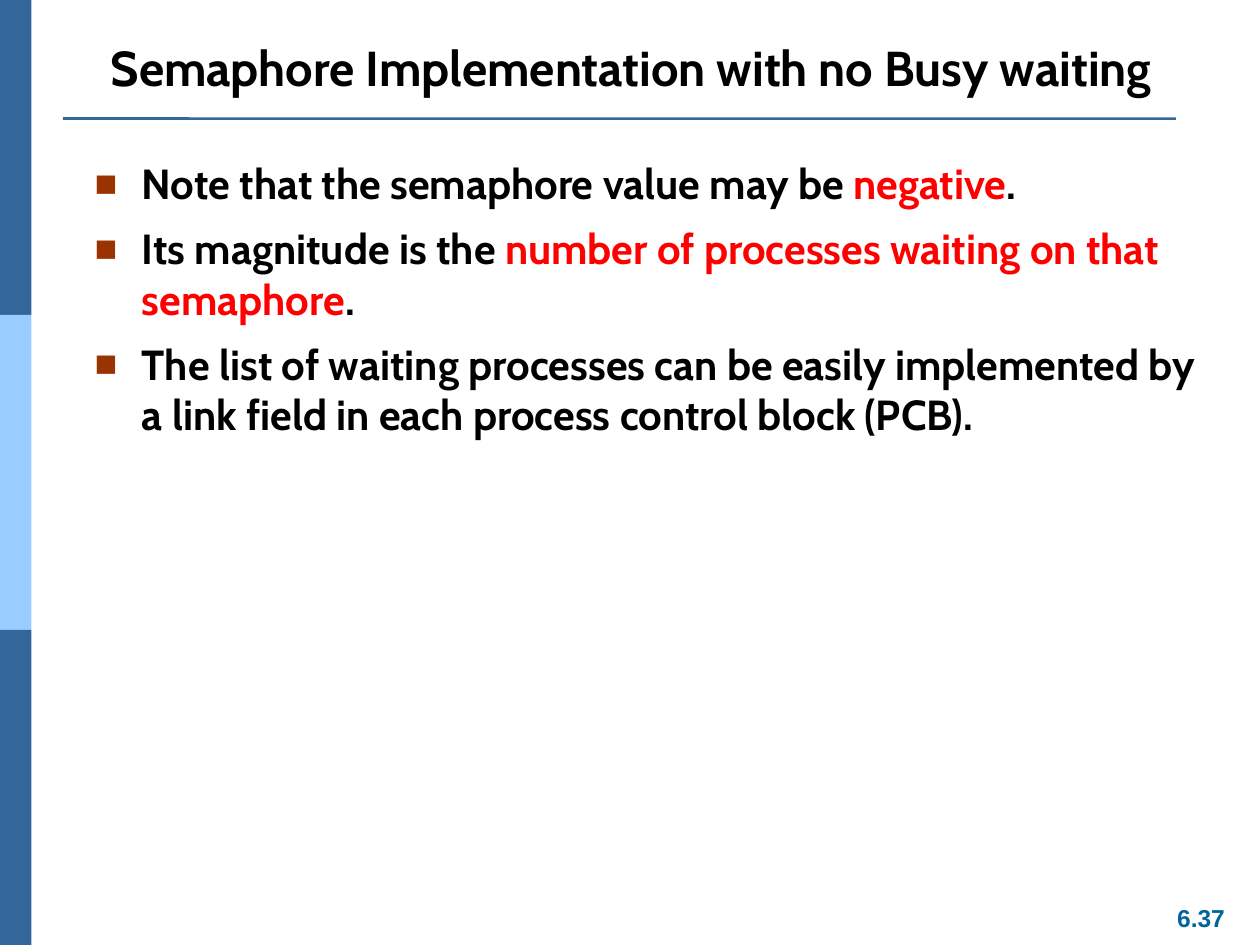
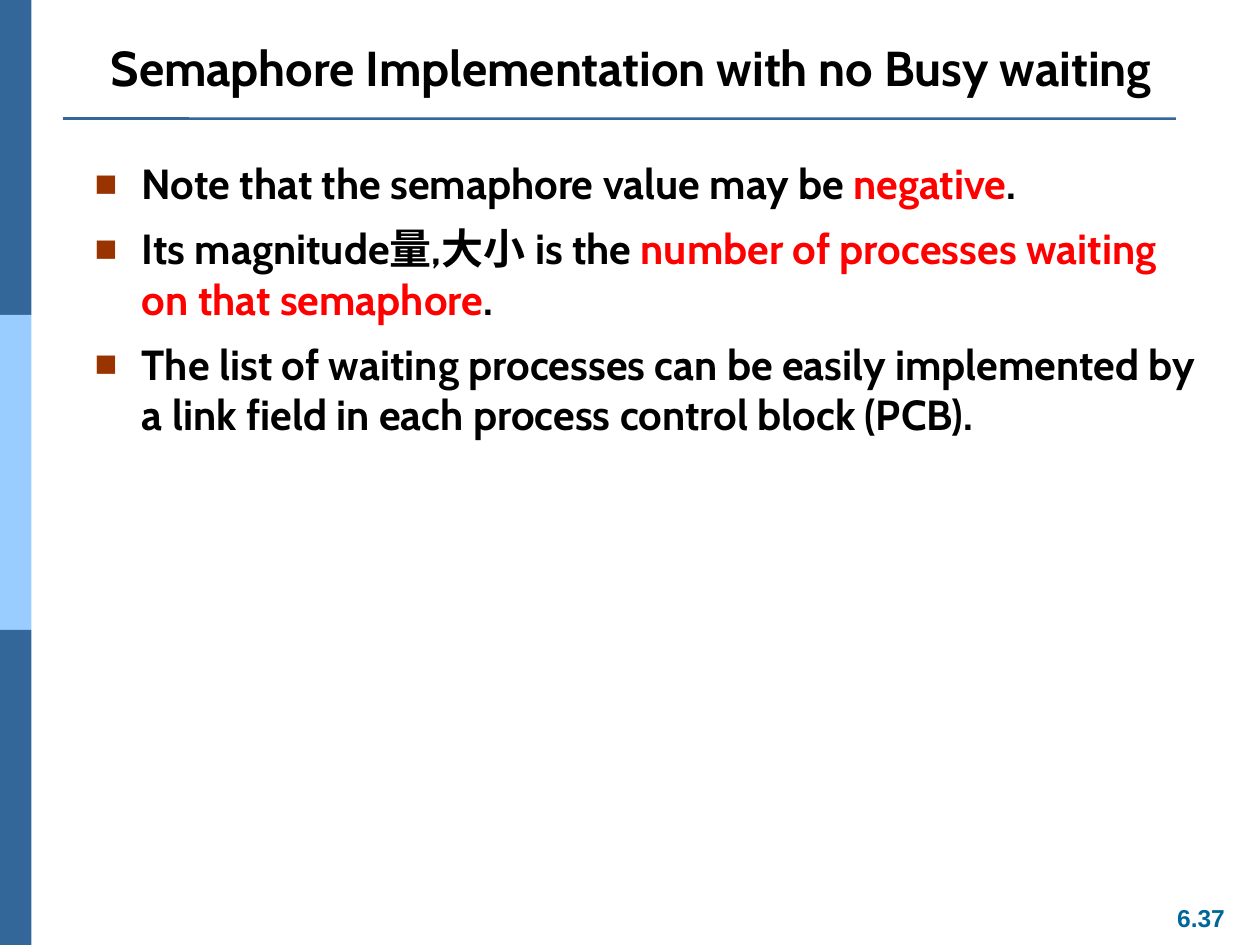
Before and after one commit to Yang09701194/OS_Learning, a slide deck: slide 37 of ch06.pptx. Drawn at 1260x945 pixels with LibreOffice and Linux fonts; fonts in the diff are those of the drawing. Boxes give left, top, right and bottom in pixels: in the first picture for what was removed or moved away, otherwise in the second. Text is boxed around its words. In the diff, an @@ line names an element or a change of style, - is before the commit and + after.

```diff
--- a/ch06.pptx
+++ b/ch06.pptx
@@ text at box(142, 229, 1156, 325): text changed @@
-■ Its magnitude is the number of processes waiting on that semaphore.
+■ Its magnitude量,大小 is the number of processes waiting on that semaphore.
```
Also in this commit, not shown: 2 other slides changed.
